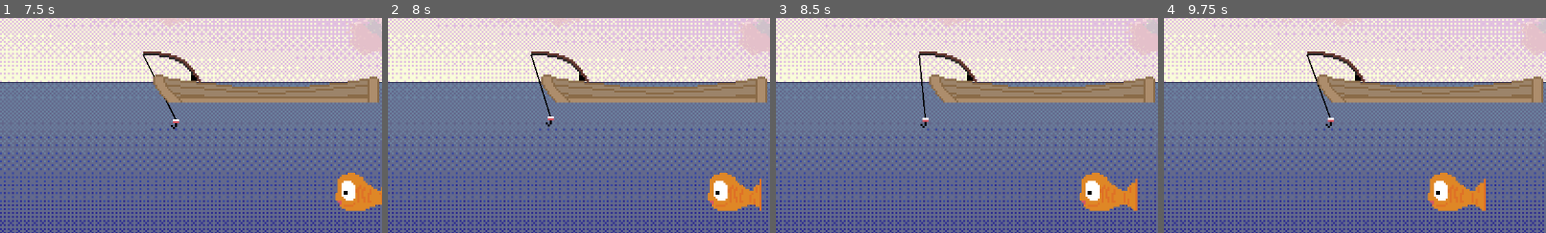
Above: before the commit, frames 1-4 (left to right).
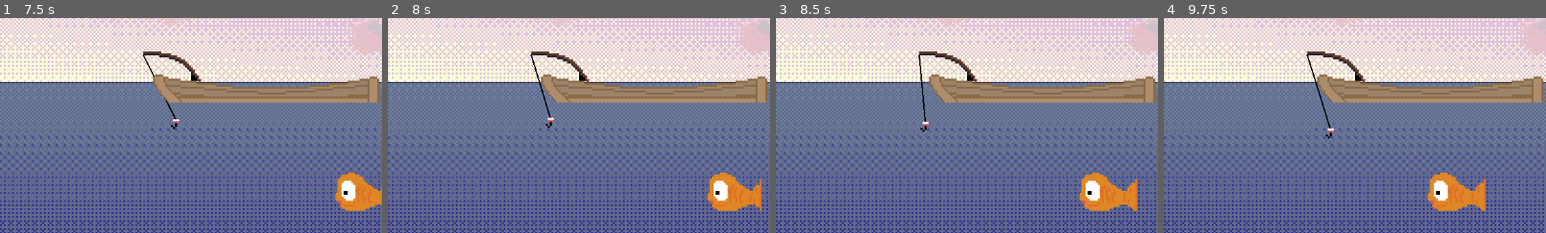
Above: after the commit, the same moments.

Repository: MarinaFlynne/LD54
Game: Godot game, scene res://Scenes/main_menu.tscn
The game is run twice, just before and just after one commit, with the same random seed, the same clock (stepped at 60 frames per second) and the same inputs.
Inputs:
- Up to frame 1 (7.5 s): click "Play" at 0.5 s; hold Right (drop_game_right) 1.28-2.78 s; tap A (letter_1) at 1.35, 5.1 s; tap Up (pull_hook) at 2.1, 5.85 s; tap Enter at 2.75, 5.75 s; hold Left (drop_game_left) 2.78-3.5 s; hold Z (reel_in) 2.78-3.5 s; click "Reload" at 3.5 s; tap Space (throw_rod) at 4.25, 4.35, 7.35 s; hold Right (drop_game_right) 4.28-5.78 s; hold Left (drop_game_left) 5.78-6.53 s; hold Right (drop_game_right) 6.53-7.28 s; hold Z (reel_in) 6.53-7.28 s; hold Left (drop_game_left) from 7.28 s (still down)
- Up to frame 2 (8 s): keep holding Left (drop_game_left)
- Up to frame 3 (8.5 s): keep holding Left (drop_game_left); tap A (letter_1) at 8.1 s
- Up to frame 4 (9.75 s): release Left (drop_game_left) at 8.78 s; hold Right (drop_game_right) from 8.78 s (still down); tap Up (pull_hook) at 8.85 s; hold Z (reel_in) from 9.53 s (still down)
The pictures show only the part of the screen within x 50-100%, y 22-72%; the shares and areas given below are measured in that part.

Frame 1 is identical in both runs. In frame 2, 0.1% of the frame differs, in the area x 37-44%, y 17-52%; in frame 3, 0.2%; in frame 4, 0.4%, in the area x 37-45%, y 18-56%.

Commit message:
added camera zooming for the drop game

Diff:
--- a/Scenes/fishing.gd
+++ b/Scenes/fishing.gd
@@ -28,6 +28,7 @@
 	$Clouds/Cloud1/Afternoon.modulate = Color(1,1,1,0)
 	$Clouds/Cloud2/Afternoon.modulate = Color(1,1,1,0)
 	$ThrowProgress.hide()
+	$CameraMain.enabled = true
 #	$MinigameLayer/CatchingGame.hide()
 
 # Called every frame. 'delta' is the elapsed time since the previous frame.
@@ -154,6 +155,7 @@
 
 func on_fish_caught(fish):
 	if not $Hook.is_hooked:
+		AudioManager.play("res://SFX/fish_hooked_SMALL.wav")
 		$Hook.in_catch_mode = false
 		var catch_game = $MinigameLayer/CatchingGame
 		fish.disable_swim_physics()
@@ -181,6 +183,8 @@
 
 func start_boat_placement(scene_path: String):
 	await get_tree().create_timer(1).timeout
+	$CameraDrop.make_current()
+
 	print("START BOAT PLACEMENT")
 	var fish_scene = load(scene_path)
 	var fish = fish_scene.instantiate()
@@ -189,7 +193,9 @@
 	add_child(fish)
 	fish.start_drop_game()
 	await fish.drop_game_end
+	await get_tree().create_timer(1).timeout
 	throw_enabled = true
+	$CameraMain.make_current()
 #	fish.enable_in_boat_physics()
 #	fish.position =
 	pass
--- a/Scenes/fishing.tscn
+++ b/Scenes/fishing.tscn
@@ -699,8 +699,12 @@
 "": SubResource("AnimationLibrary_bkraw")
 }
 
-[node name="Camera2D" type="Camera2D" parent="."]
+[node name="CameraMain" type="Camera2D" parent="."]
 position = Vector2(576, 324)
+
+[node name="CameraDrop" type="Camera2D" parent="."]
+position = Vector2(864, 160)
+zoom = Vector2(2, 2)
 
 [node name="WaterColliders" type="Node2D" parent="."]
 
@@ -845,6 +849,9 @@
 [node name="CollisionShape2D2" type="CollisionShape2D" parent="DropGameBarrier"]
 position = Vector2(176, -64)
 shape = SubResource("RectangleShape2D_jitlq")
+
+[node name="AudioStreamPlayer2D" type="AudioStreamPlayer2D" parent="."]
+volume_db = 0.075
 
 [connection signal="body_entered" from="WaterColliders/WaterCollider" to="Hook" method="_on_water_collision_body_entered"]
 [connection signal="body_exited" from="WaterColliders/WaterCollider" to="Hook" method="_on_water_collider_body_exited"]
--- a/Scenes/hook.gd
+++ b/Scenes/hook.gd
@@ -26,7 +26,7 @@
 var attached_to
 
 # to store previous velocity for pulling
-var previous_velocity = 0
+var previous_velocity = 10
 var returning_to_prev_velocity: bool
 
 # Get the gravity from the project settings to be synced with RigidBody nodes.
--- a/Scripts/audio_manager.gd
+++ b/Scripts/audio_manager.gd
@@ -31,6 +31,8 @@
 	if not available.is_empty():
 		return available[0]
 
+#func play_volume(sound_path: String, volume: float)
+
 func stop_playing(sound_path: String):
 	if not in_use.is_empty():
 		for player in in_use:
Not shown, added: SFX/fish_hooked_SMALL.wav.import
Not shown, added: SFX/fish_hooked_SMALL.wav
